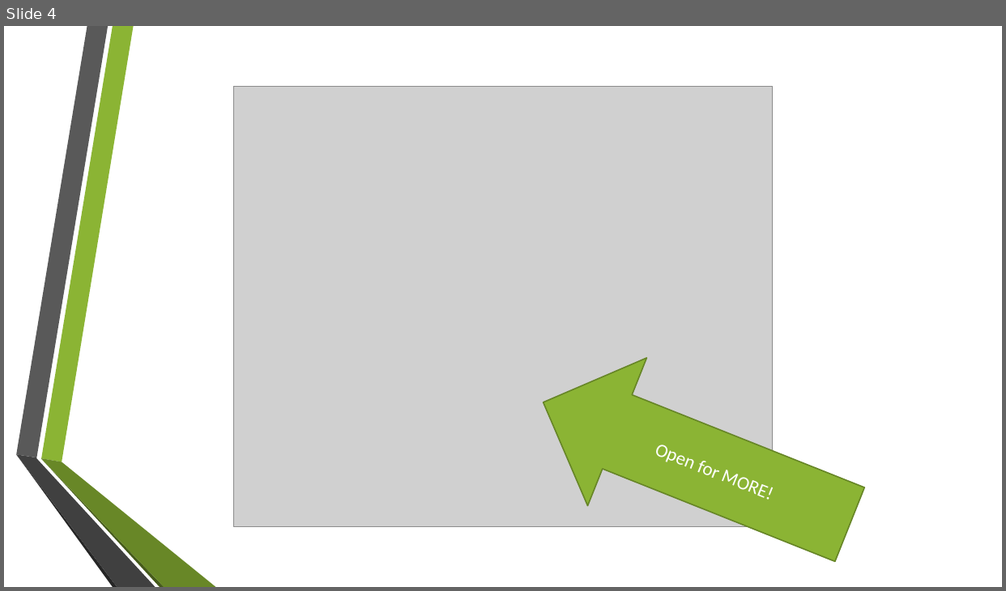
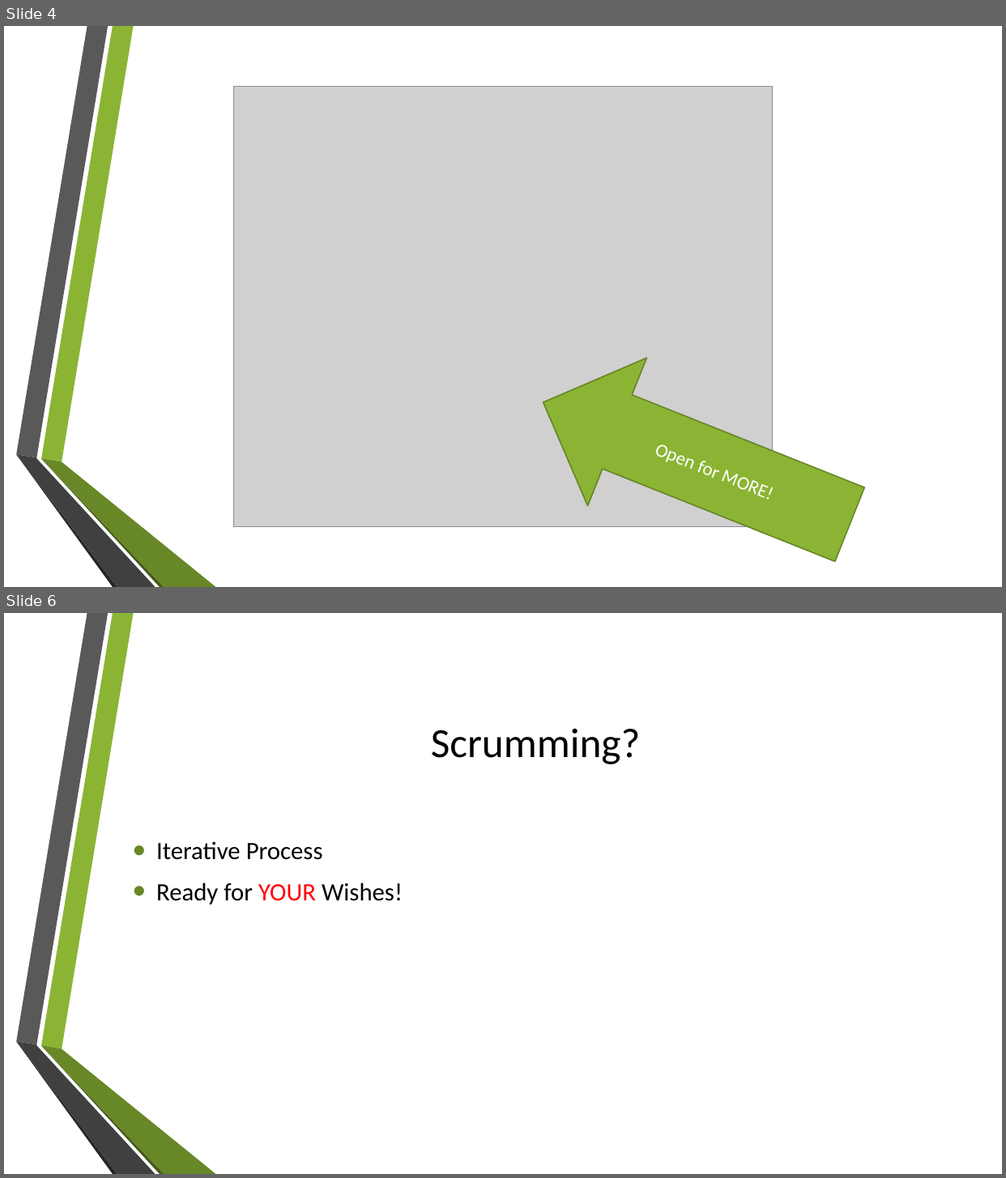
Before and after one commit to GamingBets/documents, a slide deck: Gaming-Bets.pptx. Shown one above the other, each under a label of ours: slide 4 before the commit, slides 4 and 6 after it; the slides between them are not shown. The pictures are 1006x591 and 1006x1178 pixels, drawn with LibreOffice and Linux fonts; fonts in the diff are those of the drawing; grey boxes stand for pictures; background and template pictures are left out. Boxes give left, top, right and bottom in pixels: in the first picture for what was removed or moved away, otherwise in the second. Text is boxed around its words. In the diff, an @@ line names an element or a change of style, - is before the commit and + after.

```diff
--- a/Gaming-Bets.pptx
+++ b/Gaming-Bets.pptx
@@ slide 6 added at bbox=[4, 613, 1002, 1174], background picture (left out); not listed: 6 template elements that a slide beside it also shows @@
@@ title added at bbox=[431, 728, 640, 764], 40 pt, text #000000 @@
+Scrumming?
@@ text added at bbox=[156, 841, 403, 905], 24 pt, text #000000 @@
+• Iterative Process
+• Ready for YOUR Wishes!
```
Also in this commit, not shown: 5 slides changed, 2 other slides added.
